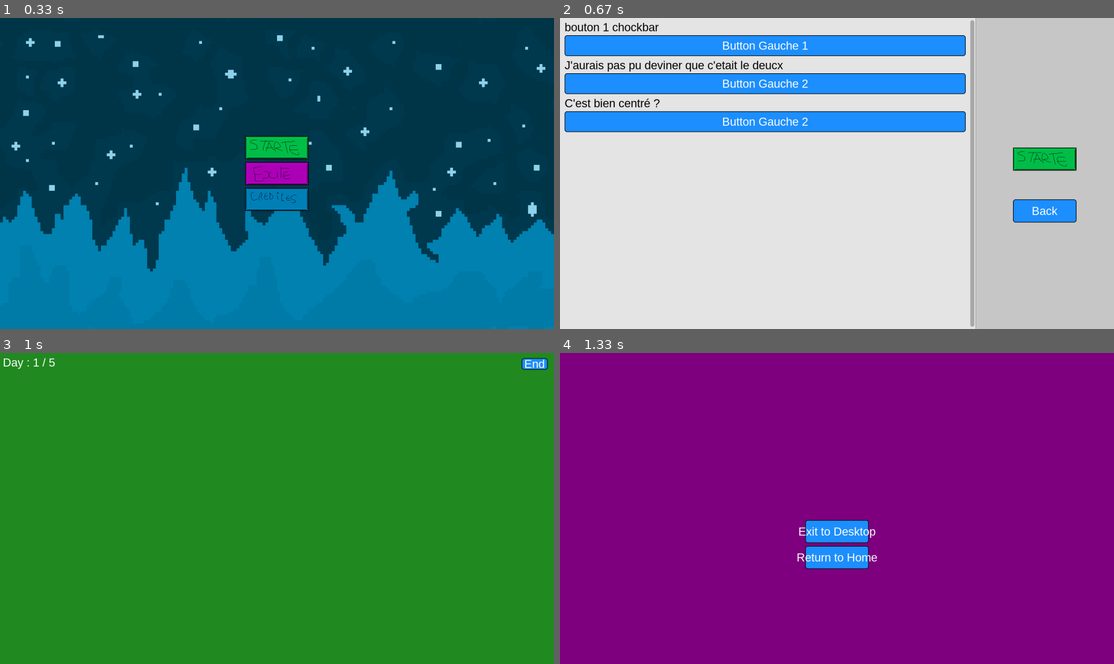
Above: before the commit, frames 1-4 (two rows, left to right).
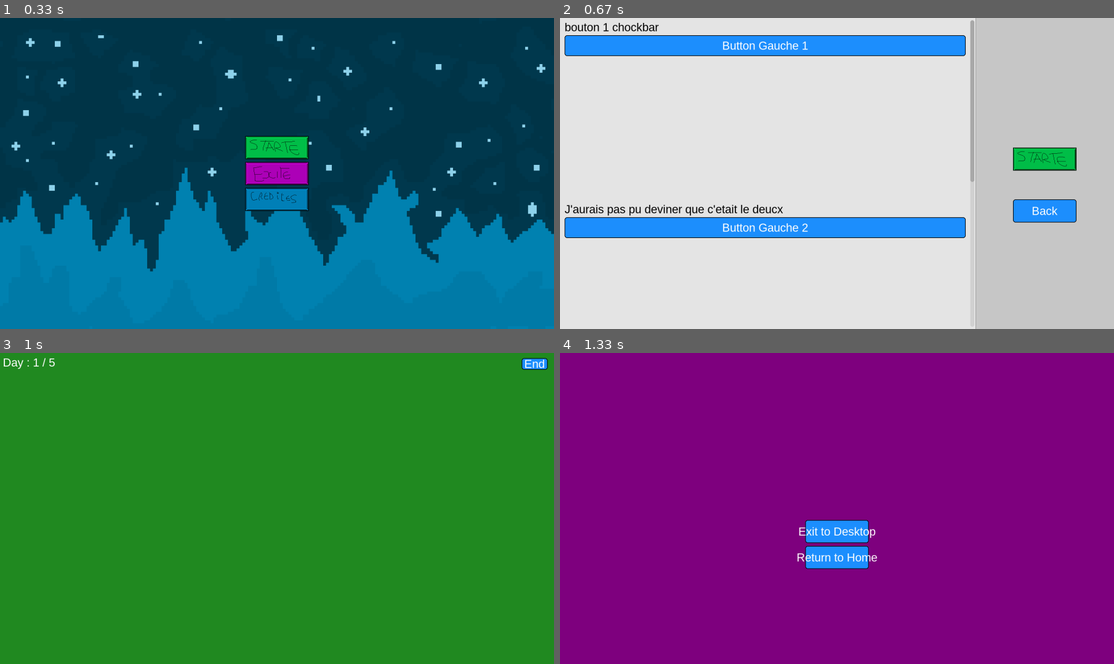
Above: after the commit, the same moments.

Repository: X47C/Trophees-NSI
Game: pygame game, started from main.py
Two runs of this game, one before a commit and one after it. Both use one fixed random seed, a clock stepped at 60 frames per second and the inputs below.
Inputs (mouse positions are in pixels of both pictures, inside the frame that each line leads up to):
- Up to frame 1 (0.33 s): no input
- Up to frame 2 (0.67 s): click (837, 148) at 0.38 s
- Up to frame 3 (1 s): press the mouse at (481, 492) at 0.87 s; move the mouse to (398, 464) at 0.97 s
- Up to frame 4 (1.33 s): release the mouse at (875, 436) at 1.1 s; press the mouse at (1091, 362) at 1.2 s; move the mouse to (925, 402) at 1.3 s

Frame 1 is identical in both runs. In frame 2, 16% of the frame differs, in the area x 0-75%, y 13-100%; in frame 3, nothing differs; in frame 4, nothing differs.

Commit message:
hjjofzengznkkllg'znogzbo

Diff:
--- a/Pygame/pygame.py
+++ b/Pygame/pygame.py
@@ -41,7 +41,7 @@
         Gère les événements de l'écran avant le lancement de la partie
         """
         match event.type:
-            case pg.MOUSEBUTTONDOWN:
+            case pg.MOUSEBUTTONUP:
                 if self.Button_exit.rect.collidepoint(event.pos):
                     return 'exit'
                 if self.Button_Start.rect.collidepoint(event.pos):
@@ -72,7 +72,7 @@
         self.width, self.height = settings.Display_size
 
         # ratio gauche / droite
-        self.left_ratio = max(0.1, min(0.9, 0.75))
+        self.left_ratio = max(0.1, 0.75)
         self.left_width = int(self.width * self.left_ratio)
         self.right_width = self.width - self.left_width
         self.left_rect = Rect(0, 0, self.left_width, self.height)
@@ -107,7 +107,7 @@
         # zone gauche
         self.left_padding = 16
         self.button_height = 72
-        self.button_spacing = 0
+        self.button_spacing = 500
 
         # position manuelle des boutons
         y = 60
@@ -119,12 +119,15 @@
         self.Left_Button_2 = Button(Rect(self.left_padding, y, btn_w_left, self.button_height),'Button Gauche 2')
         y += self.button_height + 60 + self.button_spacing
         self.Left_Button_3 = Button(Rect(self.left_padding, y, btn_w_left, self.button_height),'Button Gauche 2')
+        y += self.button_height + 60 + self.button_spacing
+        self.Left_Button_4 = Button(Rect(self.left_padding, y, btn_w_left, self.button_height),'Button Gauche 4')
         y += self.button_height + 20 #A ABSOLUMENT LAISSER A LA FIN DES BOUTONS
 
         # labek au dessus des boutons, garder la bonne forme : Nom_Button_label
         self.Left_Button_1_label = "bouton 1 chockbar"
         self.Left_Button_2_label = "J'aurais pas pu deviner que c'etait le deucx"
         self.Left_Button_3_label = "C'est bien centré ?"
+        self.Left_Button_4_label = "c'est le bouton 4"
 
         # calcul hauteur du contenu et création de la surface interne
         self.content_height = max(self.height, y)
@@ -194,6 +197,11 @@
             label_pos = (self.Left_Button_3.rect.x, self.Left_Button_3.rect.y - label_surf.get_height() - 6)
             self.content_surface.blit(label_surf, label_pos)
         self.Left_Button_3.draw(self.content_surface, self.Button_font)
+        if self.Left_Button_4_label:
+            label_surf = self.Settings_label_font.render(self.Left_Button_4_label, True, (0,0,0))
+            label_pos = (self.Left_Button_4.rect.x, self.Left_Button_4.rect.y - label_surf.get_height() - 6)
+            self.content_surface.blit(label_surf, label_pos)
+        self.Left_Button_4.draw(self.content_surface, self.Button_font)
 
         # blit de la portion visible (viewport)
         visible_src = Rect(0, self.scroll_offset, self.left_width, self.height)
--- a/main.py
+++ b/main.py
@@ -5,7 +5,6 @@
 from Game.game import Day_Manager
 
 # --- INIT ---
-pg.init()
 screen = pg.display.set_mode(settings.Display_size)
 clock = pg.time.Clock()
 
@@ -96,6 +95,7 @@
         case 'credits':
             Befg.credits()
 
+
     pg.display.flip()
 
 
--- a/settings.py
+++ b/settings.py
@@ -1,3 +1,6 @@
+import pygame as pg
+pg.init()
+
 Food_quantity = 100
 Simulation_duration = 1 #min 1 max 10000, en jours
 
@@ -29,7 +32,7 @@
 
 
 
-Display_size = (1920, 1080) #taille de la fenêtre d'affichage (largeur, hauteur)
+Display_size = (pg.display.Info().current_w, pg.display.Info().current_h) #taille de la fenêtre d'affichage (largeur, hauteur)
 
 Credits_Text = ["Game developed by:",'Graffan Jules', 'Cros Cyprien', 'Quota Feminin']
 
